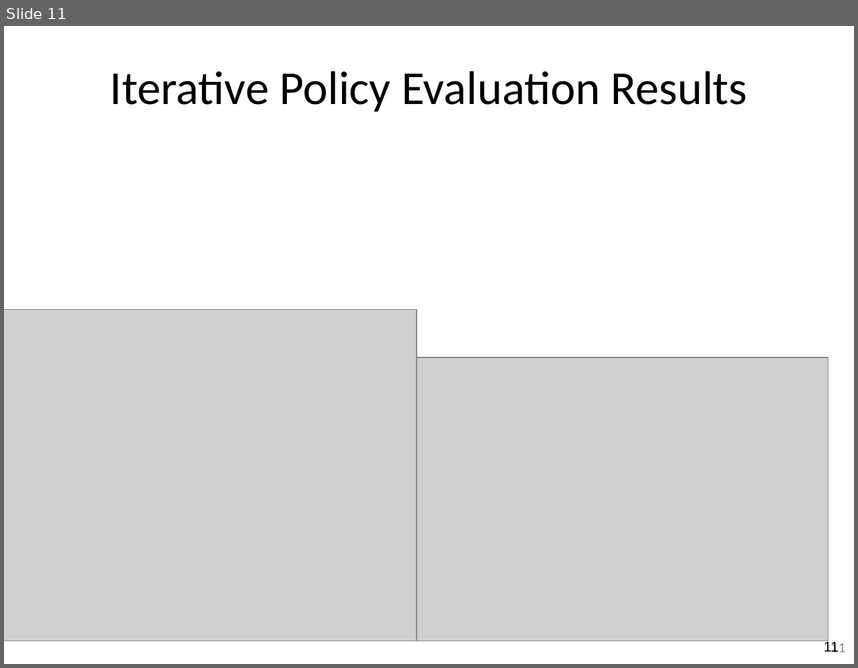
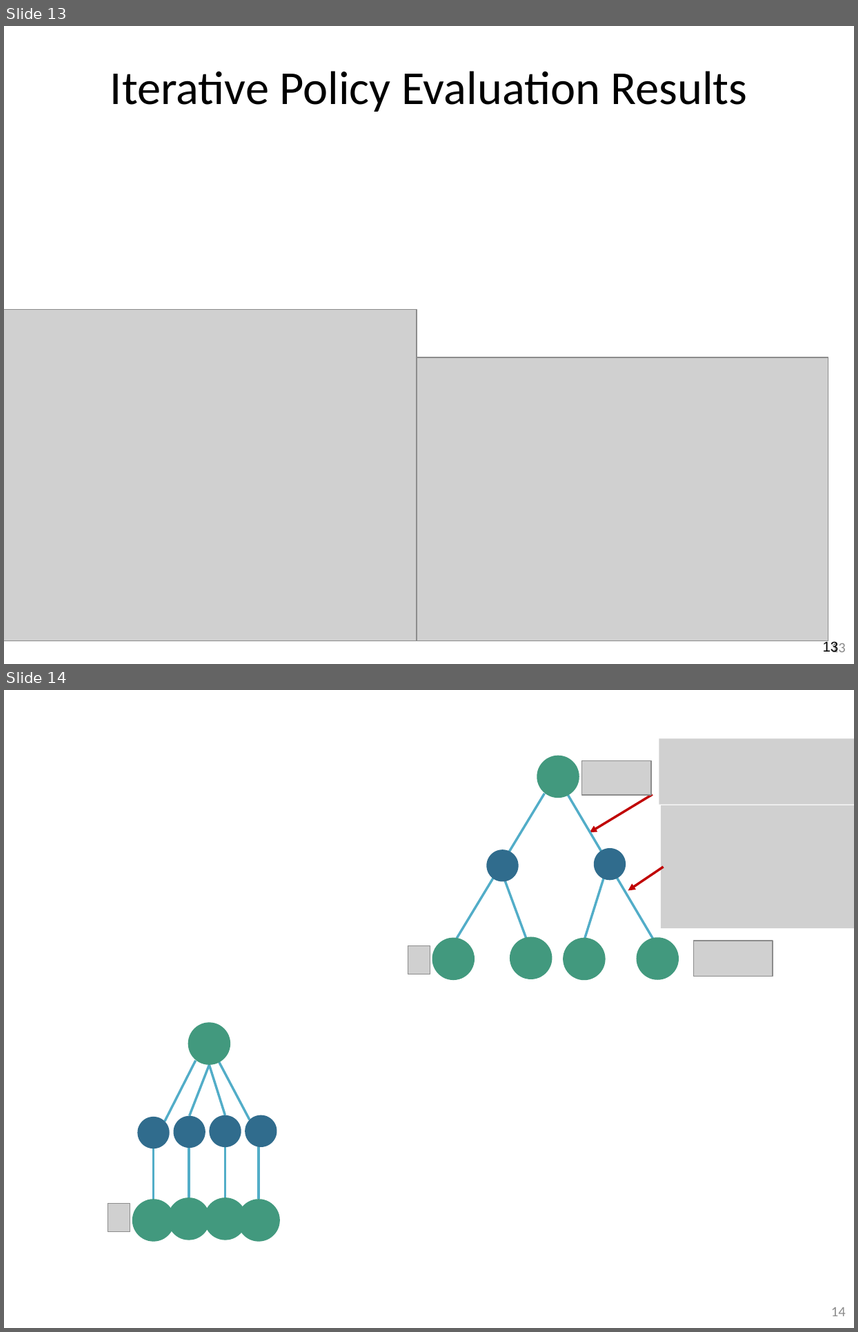
Before and after one commit to guzonghua/saav, a slide deck: PPTs/bak/UMU SDC TODO.pptx. Shown one above the other, each under a label of ours: slide 11 before the commit, slides 13 and 14 after it. The pictures are 858x668 and 858x1332 pixels, drawn with LibreOffice and Linux fonts; fonts in the diff are those of the drawing; grey boxes stand for pictures; background and template pictures are left out. Boxes give left, top, right and bottom in pixels: in the first picture for what was removed or moved away, otherwise in the second. Text is boxed around its words. In the diff, an @@ line names an element or a change of style, - is before the commit and + after.

```diff
--- a/PPTs/bak/UMU SDC TODO.pptx
+++ b/PPTs/bak/UMU SDC TODO.pptx
@@ slide 14 added at (4, 690, 854, 1328), background #FFFFFF; not listed: 1 template element that a slide beside it also shows @@
@@ picture added at (660, 738, 854, 804) @@
@@ ellipse added at (537, 756, 579, 798), fill #42997E @@
@@ picture added at (582, 760, 652, 795) @@
@@ arrow added from (653, 795) to (590, 832), #C00000 2 pt @@
@@ picture added at (661, 806, 854, 929) @@
@@ ellipse added at (487, 850, 519, 882), fill #306C8D @@
@@ ellipse added at (594, 848, 626, 880), fill #306C8D @@
@@ arrow added from (664, 867) to (628, 891), #C00000 2 pt @@
@@ ellipse added at (432, 938, 475, 980), fill #42997E @@
@@ ellipse added at (510, 936, 553, 979), fill #42997E @@
@@ ellipse added at (564, 938, 606, 980), fill #42997E @@
@@ ellipse added at (637, 938, 679, 980), fill #42997E @@
@@ group added at (408, 793, 657, 974): 4 lines, 1 picture @@
@@ picture added at (693, 940, 773, 976) @@
@@ ellipse added at (188, 1023, 231, 1065), fill #42997E @@
@@ line added from (195, 1060) to (165, 1121), #52ADC8 2 pt @@
@@ line added from (218, 1060) to (250, 1119), #52ADC8 2 pt @@
@@ line added from (209, 1065) to (190, 1116), #52ADC8 2 pt @@
@@ line added from (209, 1065) to (225, 1115), #52ADC8 2 pt @@
@@ ellipse added at (137, 1116, 170, 1149), fill #306C8D @@
@@ ellipse added at (173, 1116, 205, 1148), fill #306C8D @@
@@ ellipse added at (209, 1115, 241, 1147), fill #306C8D @@
@@ ellipse added at (245, 1115, 277, 1147), fill #306C8D @@
@@ line added from (154, 1142) to (154, 1199), #52ADC8 2 pt @@
@@ line added from (188, 1141) to (188, 1198), #52ADC8 2 pt @@
@@ line added from (225, 1141) to (225, 1198), #52ADC8 2 pt @@
@@ line added from (259, 1142) to (259, 1199), #52ADC8 2 pt @@
@@ picture added at (107, 1203, 130, 1231) @@
@@ ellipse added at (132, 1199, 175, 1241), fill #42997E @@
@@ ellipse added at (168, 1198, 210, 1240), fill #42997E @@
@@ ellipse added at (204, 1198, 246, 1240), fill #42997E @@
@@ ellipse added at (238, 1199, 280, 1241), fill #42997E @@
@@ what was slide 11 is now slide 13 @@
@@ page number at (823, 640, 839, 652): text changed @@
-11
+13
@@ page number at (831, 641, 846, 652): text changed @@
-11
+13
```
Also in this commit, not shown: 2 slides changed, 2 other slides added, 10 other files.
